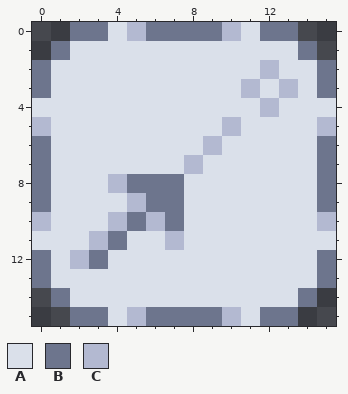
Two states of a pixel-art sprite, images/forms/tracer.png. This is how it looked before the edit.
The file is 128x128 pixels, drawn in blocks of 8x8; one block is one cell here.
Palette (. is transparent): A #dae0ea  B #6d758d  C #b3b9d1
Pixels before, first column x 0:
 0 ..BBACBBBBCABB..
 1 .BAAAAAAAAAAAAB.
 2 BAAAAAAAAAAACAAB
 3 BAAAAAAAAAACACAB
 4 AAAAAAAAAAAACAAA
 5 CAAAAAAAAACAAAAC
 6 BAAAAAAAACAAAAAB
 7 BAAAAAAACAAAAAAB
 8 BAAACBBBAAAAAAAB
 9 BAAAACBBAAAAAAAB
10 CAAACBCBAAAAAAAC
11 AAACBAACAAAAAAAA
12 BACBAAAAAAAAAAAB
13 BAAAAAAAAAAAAAAB
14 .BAAAAAAAAAAAAB.
15 ..BBACBBBBCABB..
And afterwards:
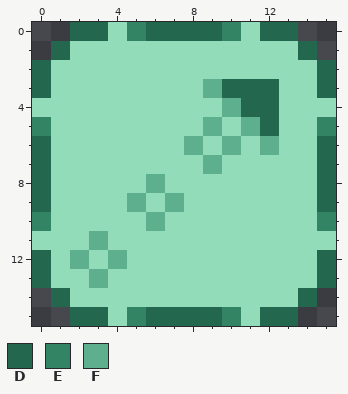
Colours new in this view: D #23674e  E #328464  F #5daf8d
What changed:
Colour A changes from #dae0ea to #92dcba.
Colour B gives way to colour A in row 8 at x 5 and 7; in row 9 at x 6; in row 10 at x 5 and 7; in row 11 at x 4; in row 12 at x 3.
Colour C gives way to colour A in row 2 at x 12; in row 3 at x 13; in row 5 at x 10; in row 6 at x 9; in row 7 at x 8; in row 8 at x 4.
Colour C gives way to colour A in row 10 at x 4; in row 11 at x 7.
Colour A gives way to colour D in row 3 at x 10 and 12; in row 4 at x 11; in row 5 at x 12.
Colour B gives way to colour D in row 0 at x 2 to 3, 6 to 9 and 12 to 13; in row 1 at x 1 and 14; in rows 2 to 3 at x 0 and 15; in rows 6 to 9 at x 0 and 15; in rows 12 to 13 at x 0 and 15; in row 14 at x 1 and 14.
Colour B gives way to colour D in row 15 at x 2 to 3, 6 to 9 and 12 to 13.
Colour C gives way to colour D in row 3 at x 11; in row 4 at x 12.
Colour C gives way to colour E in row 0 at x 5 and 10; in row 5 at x 0 and 15; in row 10 at x 0 and 15; in row 15 at x 5 and 10.
Colour A gives way to colour F in row 3 at x 9; in row 4 at x 10; in row 5 at x 9 and 11; in row 6 at x 8, 10 and 12; in row 7 at x 9; in row 12 at x 4.
Colour A gives way to colour F in row 13 at x 3.
Colour B gives way to colour F in row 8 at x 6; in row 9 at x 7.
Colour C gives way to colour F in row 9 at x 5; in row 10 at x 6; in row 11 at x 3; in row 12 at x 2.
Where, in picture pixels (left, top, right, bottom), the same in both pictures:
changed: (32, 22, 336, 326)
